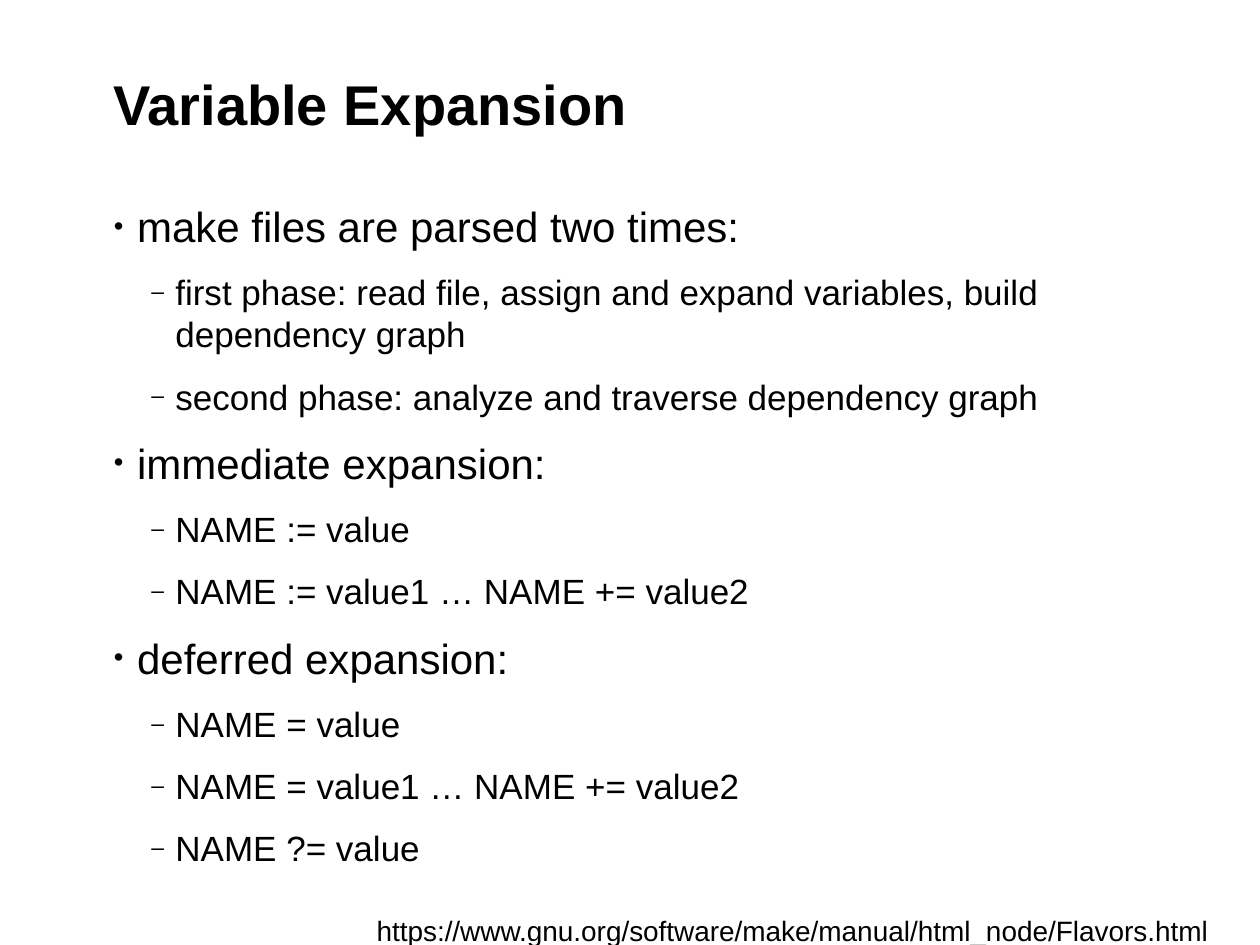
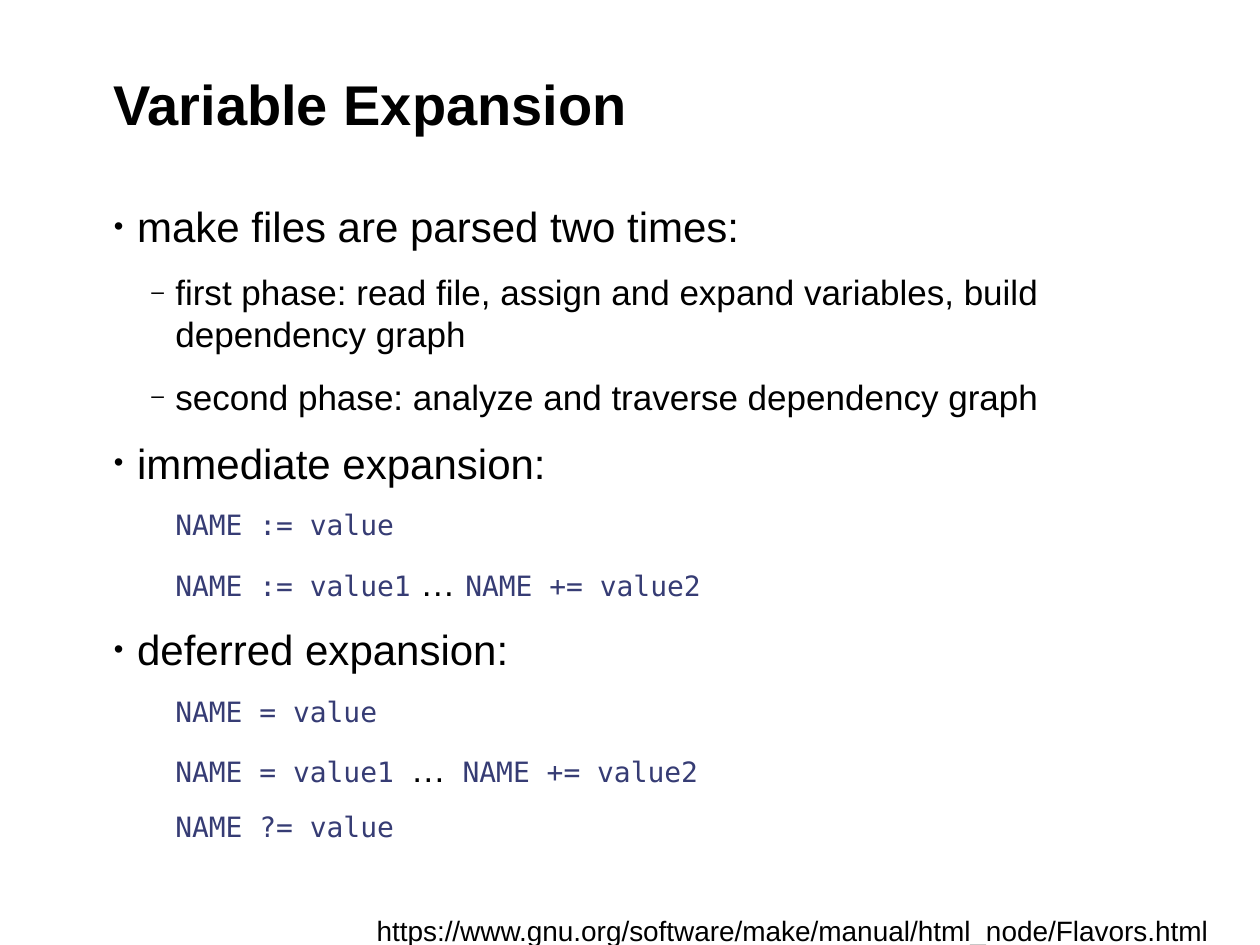
Before and after one commit to fsundermeyer/GNU_make_workshop, a slide deck: slide 14 of GNU_make_03_2015.odp (slide 13 before the commit). Drawn at 1260x945 pixels with LibreOffice and Linux fonts; fonts in the diff are those of the drawing; background and template pictures are left out. Boxes give left, top, right and bottom in pixels: in the first picture for what was removed or moved away, otherwise in the second. Text is boxed around its words. In the diff, an @@ line names an element or a change of style, - is before the commit and + after.

Commit message:
Part 4 of the GNU Make Workshop
Multi-line Variables and Conditionals. The example makefile lets the user
select whether to generate mp3 or ogg and whether to do album or track
gain. The cover is copied if it already exists in the flac directory,
otherwise it is fetched.

```diff
--- a/GNU_make_03_2015.odp
+++ b/GNU_make_03_2015.odp
@@ text at (175,513,701,838): size 20 to 16 pt, font Arial to DejaVu Sans Mono, text colour #000000 to #363C74 in "NAME := value", "NAME := value1 NAME += value2", "NAME = value", "NAME = value1 NAME += value2" and 1 more places; bullet ‒ to none @@
```
Also in this commit, not shown: 24 other slides changed, 10 slides added, 1 other file.
